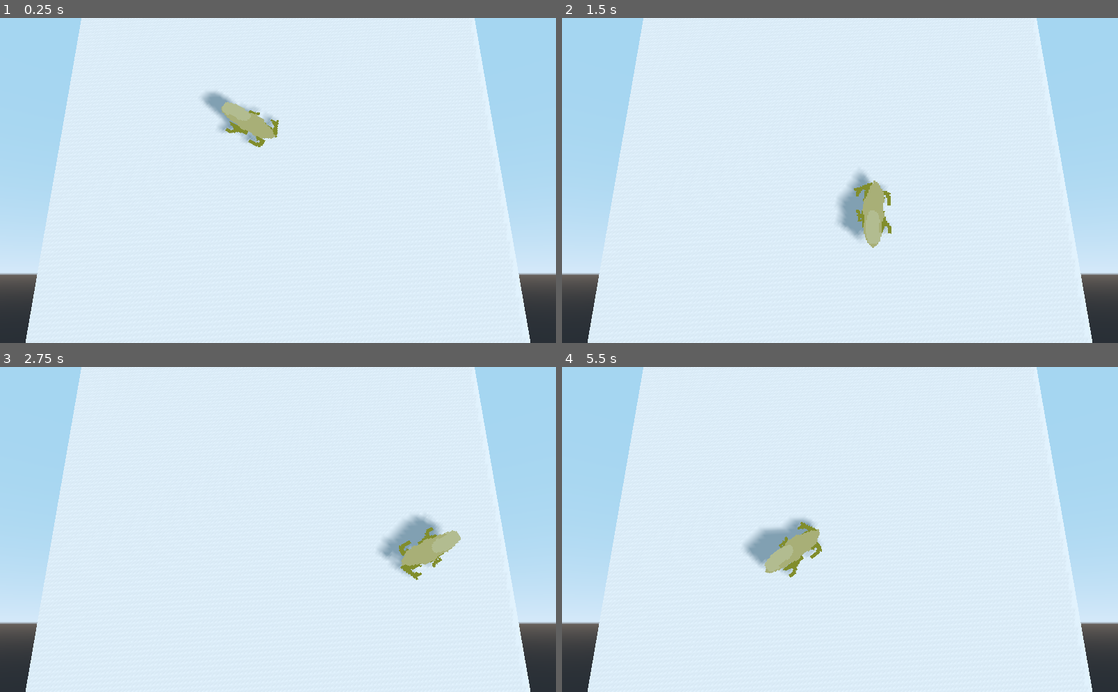
Above: before the commit, frames 1-4 (two rows, left to right).
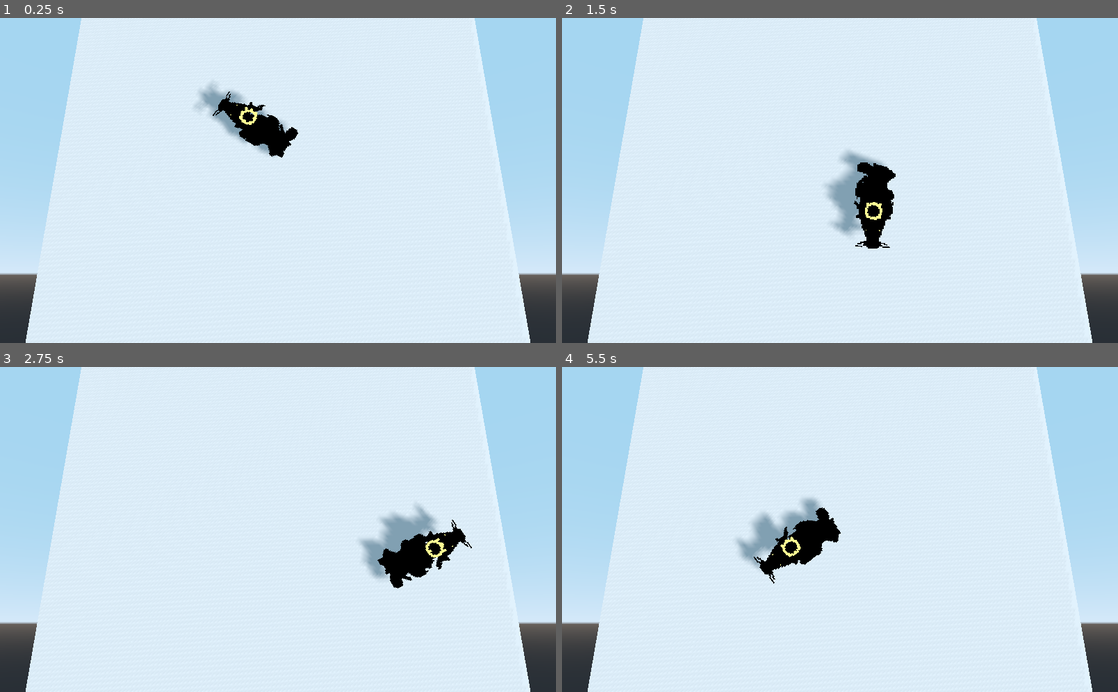
Above: after the commit, the same moments.

Repository: nfitzen/gtmk-game-jam-2021
Game: Godot game, scene res://instances/scenes/main.tscn
Same seed, same stepped clock (60 frames per second), same inputs: the game is played once before the commit and once after it.
Inputs:
- Up to frame 1 (0.25 s): no input
- Up to frame 2 (1.5 s): hold D (right) 0.53-1.28 s; hold Q (turn_ccw) 0.53-1.28 s; hold S (down) from 1.28 s (still down); tap E (turn_cw) at 1.35 s
- Up to frame 3 (2.75 s): release S (down) at 2.03 s; hold D (right) from 2.03 s (still down); hold Q (turn_ccw) from 2.03 s (still down)
- Up to frame 4 (5.5 s): release D (right) at 2.78 s; release Q (turn_ccw) at 2.78 s; hold W (up) 2.78-3.53 s; tap E (turn_cw) at 2.85, 4.35 s; hold Q (turn_ccw) 3.53-4.28 s; hold A (left) 3.53-5.03 s; hold S (down) from 5.03 s (still down); hold Q (turn_ccw) from 5.03 s (still down)

The runs differ from the first frame. In frame 1, 1.7% of the frame differs, in the area x 35-54%, y 20-43%; in frame 2, 2.2%; in frame 3, 2.3%, in the area x 64-85%, y 42-69%; in frame 4, 2.2%.

Commit message:
cross road rat

Diff:
--- a/instances/objects/player/player.tscn
+++ b/instances/objects/player/player.tscn
@@ -1,67 +1,129 @@
-[gd_scene load_steps=14 format=2]
+[gd_scene load_steps=24 format=2]
 
 [ext_resource path="res://instances/objects/player/player.gd" type="Script" id=1]
 [ext_resource path="res://assets/sprites/missing.png" type="Texture" id=2]
 
-[sub_resource type="AtlasTexture" id=2]
-flags = 19
-atlas = ExtResource( 2 )
-region = Rect2( 0, 0, 64, 64 )
-
-[sub_resource type="AtlasTexture" id=3]
-flags = 19
-atlas = ExtResource( 2 )
-region = Rect2( 64, 0, 64, 64 )
-
-[sub_resource type="AtlasTexture" id=4]
-flags = 19
-atlas = ExtResource( 2 )
-region = Rect2( 0, 0, 64, 64 )
-
-[sub_resource type="AtlasTexture" id=5]
-flags = 19
-atlas = ExtResource( 2 )
-region = Rect2( 64, 0, 64, 64 )
+[sub_resource type="AtlasTexture" id=8]
+flags = 19
+atlas = ExtResource( 2 )
+region = Rect2( 0, 0, 96, 64 )
+
+[sub_resource type="AtlasTexture" id=9]
+flags = 19
+atlas = ExtResource( 2 )
+region = Rect2( 96, 0, 96, 64 )
 
 [sub_resource type="SpriteFrames" id=1]
 animations = [ {
-"frames": [ SubResource( 2 ), SubResource( 3 ), SubResource( 4 ), SubResource( 5 ) ],
-"loop": true,
-"name": "walk",
-"speed": 5.0
-} ]
-
-[sub_resource type="AtlasTexture" id=6]
-flags = 19
-atlas = ExtResource( 2 )
-region = Rect2( 0, 64, 64, 64 )
-
-[sub_resource type="AtlasTexture" id=7]
-flags = 19
-atlas = ExtResource( 2 )
-region = Rect2( 64, 64, 64, 64 )
-
-[sub_resource type="SpriteFrames" id=8]
-animations = [ {
-"frames": [ SubResource( 6 ), SubResource( 7 ) ],
-"loop": true,
-"name": "walk",
-"speed": 5.0
-} ]
-
-[sub_resource type="AtlasTexture" id=9]
-flags = 19
-atlas = ExtResource( 2 )
-region = Rect2( 0, 128, 64, 64 )
+"frames": [ SubResource( 8 ), SubResource( 9 ) ],
+"loop": true,
+"name": "walk",
+"speed": 5.0
+} ]
 
 [sub_resource type="AtlasTexture" id=10]
 flags = 19
 atlas = ExtResource( 2 )
-region = Rect2( 64, 128, 64, 64 )
-
-[sub_resource type="SpriteFrames" id=11]
-animations = [ {
-"frames": [ SubResource( 9 ), SubResource( 10 ) ],
+region = Rect2( 0, 64, 96, 64 )
+
+[sub_resource type="AtlasTexture" id=11]
+flags = 19
+atlas = ExtResource( 2 )
+region = Rect2( 96, 64, 96, 64 )
+
+[sub_resource type="SpriteFrames" id=4]
+animations = [ {
+"frames": [ SubResource( 10 ), SubResource( 11 ) ],
+"loop": true,
+"name": "walk",
+"speed": 5.0
+} ]
+
+[sub_resource type="AtlasTexture" id=12]
+flags = 19
+atlas = ExtResource( 2 )
+region = Rect2( 0, 128, 96, 64 )
+
+[sub_resource type="AtlasTexture" id=13]
+flags = 19
+atlas = ExtResource( 2 )
+region = Rect2( 96, 128, 96, 64 )
+
+[sub_resource type="SpriteFrames" id=7]
+animations = [ {
+"frames": [ SubResource( 12 ), SubResource( 13 ) ],
+"loop": true,
+"name": "walk",
+"speed": 5.0
+} ]
+
+[sub_resource type="AtlasTexture" id=15]
+flags = 19
+atlas = ExtResource( 2 )
+region = Rect2( 0, 192, 96, 64 )
+
+[sub_resource type="AtlasTexture" id=16]
+flags = 19
+atlas = ExtResource( 2 )
+region = Rect2( 96, 192, 96, 64 )
+
+[sub_resource type="SpriteFrames" id=14]
+animations = [ {
+"frames": [ SubResource( 15 ), SubResource( 16 ) ],
+"loop": true,
+"name": "walk",
+"speed": 5.0
+} ]
+
+[sub_resource type="AtlasTexture" id=17]
+flags = 19
+atlas = ExtResource( 2 )
+region = Rect2( 0, 256, 96, 64 )
+
+[sub_resource type="AtlasTexture" id=18]
+flags = 19
+atlas = ExtResource( 2 )
+region = Rect2( 96, 256, 96, 64 )
+
+[sub_resource type="SpriteFrames" id=19]
+animations = [ {
+"frames": [ SubResource( 17 ), SubResource( 18 ) ],
+"loop": true,
+"name": "walk",
+"speed": 5.0
+} ]
+
+[sub_resource type="AtlasTexture" id=20]
+flags = 19
+atlas = ExtResource( 2 )
+region = Rect2( 0, 320, 96, 64 )
+
+[sub_resource type="AtlasTexture" id=21]
+flags = 19
+atlas = ExtResource( 2 )
+region = Rect2( 96, 320, 96, 64 )
+
+[sub_resource type="SpriteFrames" id=22]
+animations = [ {
+"frames": [ SubResource( 20 ), SubResource( 21 ) ],
+"loop": true,
+"name": "walk",
+"speed": 5.0
+} ]
+
+[sub_resource type="AtlasTexture" id=24]
+flags = 19
+atlas = ExtResource( 2 )
+region = Rect2( 0, 384, 96, 64 )
+
+[sub_resource type="AtlasTexture" id=25]
+flags = 19
+atlas = ExtResource( 2 )
+region = Rect2( 96, 384, 96, 64 )
+
+[sub_resource type="SpriteFrames" id=23]
+animations = [ {
+"frames": [ SubResource( 24 ), SubResource( 25 ) ],
 "loop": true,
 "name": "walk",
 "speed": 5.0
@@ -87,7 +149,6 @@
 alpha_cut = 2
 frames = SubResource( 1 )
 animation = "walk"
-frame = 3
 playing = true
 
 [node name="Sprite3D2" type="AnimatedSprite3D" parent="Spatial"]
@@ -95,7 +156,7 @@
 flip_h = true
 pixel_size = 0.05
 alpha_cut = 2
-frames = SubResource( 8 )
+frames = SubResource( 4 )
 animation = "walk"
 frame = 1
 playing = true
@@ -105,7 +166,43 @@
 flip_h = true
 pixel_size = 0.05
 alpha_cut = 2
-frames = SubResource( 11 )
+frames = SubResource( 7 )
+animation = "walk"
+playing = true
+
+[node name="Sprite3D4" type="AnimatedSprite3D" parent="Spatial"]
+transform = Transform( 1, 0, 0, 0, 1, 0, 0, 0, 1, 0, 0, -0.9 )
+flip_h = true
+pixel_size = 0.05
+alpha_cut = 2
+frames = SubResource( 14 )
+animation = "walk"
+playing = true
+
+[node name="Sprite3D5" type="AnimatedSprite3D" parent="Spatial"]
+transform = Transform( 1, 0, 0, 0, 1, 0, 0, 0, 1, 0, 0, -1 )
+flip_h = true
+pixel_size = 0.05
+alpha_cut = 2
+frames = SubResource( 19 )
+animation = "walk"
+playing = true
+
+[node name="Sprite3D6" type="AnimatedSprite3D" parent="Spatial"]
+transform = Transform( 1, 0, 0, 0, 1, 0, 0, 0, 1, 0, 0, -1 )
+flip_h = true
+pixel_size = 0.05
+alpha_cut = 2
+frames = SubResource( 22 )
 animation = "walk"
 frame = 1
 playing = true
+
+[node name="Sprite3D7" type="AnimatedSprite3D" parent="Spatial"]
+transform = Transform( 1, 0, 0, 0, 1, 0, 0, 0, 1, 0, 0, -1.1 )
+flip_h = true
+pixel_size = 0.05
+alpha_cut = 2
+frames = SubResource( 23 )
+animation = "walk"
+playing = true
Not shown, changed: .mono/assemblies/Debug/GodotSharp.xml
Not shown, changed: .mono/assemblies/Debug/GodotSharpEditor.xml
Not shown, changed: .mono/assemblies/Debug/api_hash_cache.cfg
Binary file changed: assets/sprites/missing.ase
Binary file changed: assets/sprites/missing.png
Not shown, changed: .mono/assemblies/Debug/GodotSharp.dll
Not shown, changed: .mono/assemblies/Debug/GodotSharp.pdb
Not shown, changed: .mono/assemblies/Debug/GodotSharpEditor.dll
Not shown, changed: .mono/assemblies/Debug/GodotSharpEditor.pdb
